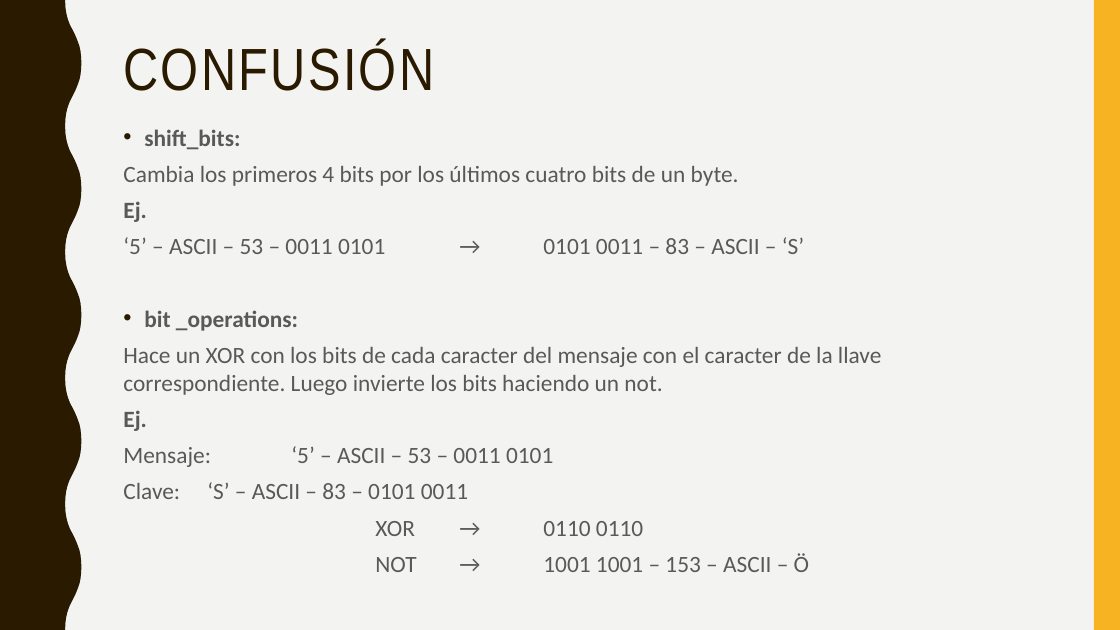
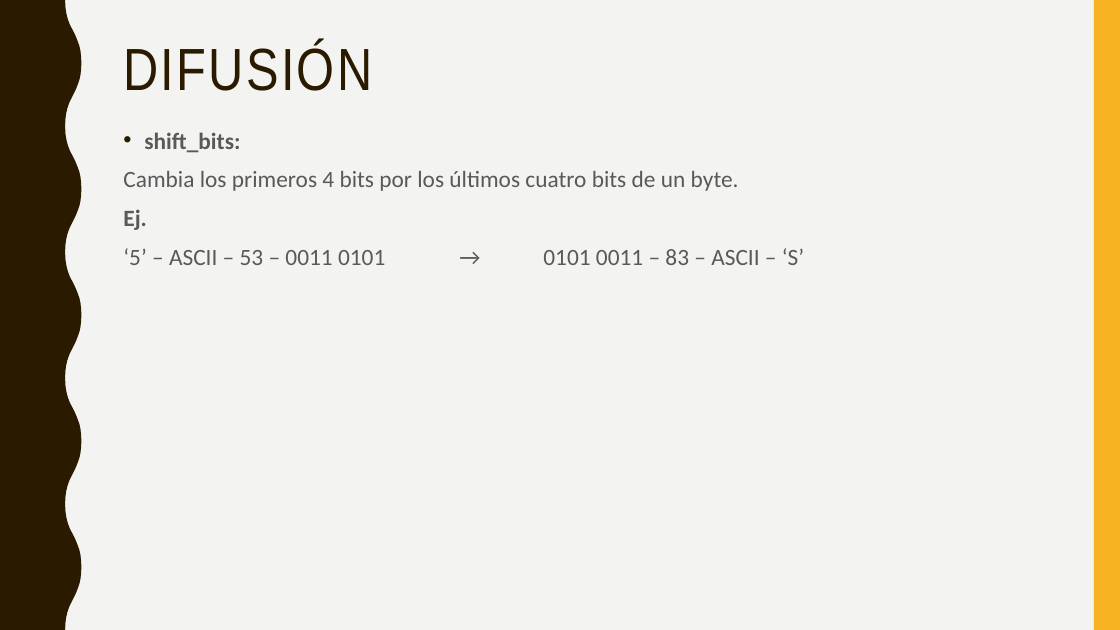
Before and after one commit to CelisIvan/CipherAlgorithm, a slide deck: slide 3 of algoritmo.pptx. Drawn at 1120x630 pixels with LibreOffice and Linux fonts; fonts in the diff are those of the drawing. Boxes give left, top, right and bottom in pixels: in the first picture for what was removed or moved away, otherwise in the second. Text is boxed around its words. In the diff, an @@ line names an element or a change of style, - is before the commit and + after.

Commit message:
Presentación

```diff
--- a/algoritmo.pptx
+++ b/algoritmo.pptx
@@ title at [123,42,372,91]: text changed @@
-CONFUSIÓN
+DIFUSIÓN
@@ text "shift_bits:" at [123,132,804,265]: line spacing 1 to 1.1 @@
@@ text at [123,310,881,572]: paragraphs removed @@
-• bit _operations:
-Hace un XOR con los bits de cada caracter del mensaje con el caracter de la llave correspondiente. Luego invierte los bits haciendo un not.
-Ej.
-Mensaje: ‘5’ – ASCII – 53 – 0011 0101
-Clave: ‘S’ – ASCII – 83 – 0101 0011
-XOR → 0110 0110
-NOT → 1001 1001 – 153 – ASCII – Ö
```
Also in this commit, not shown: 2 other slides changed, 1 slide added.
